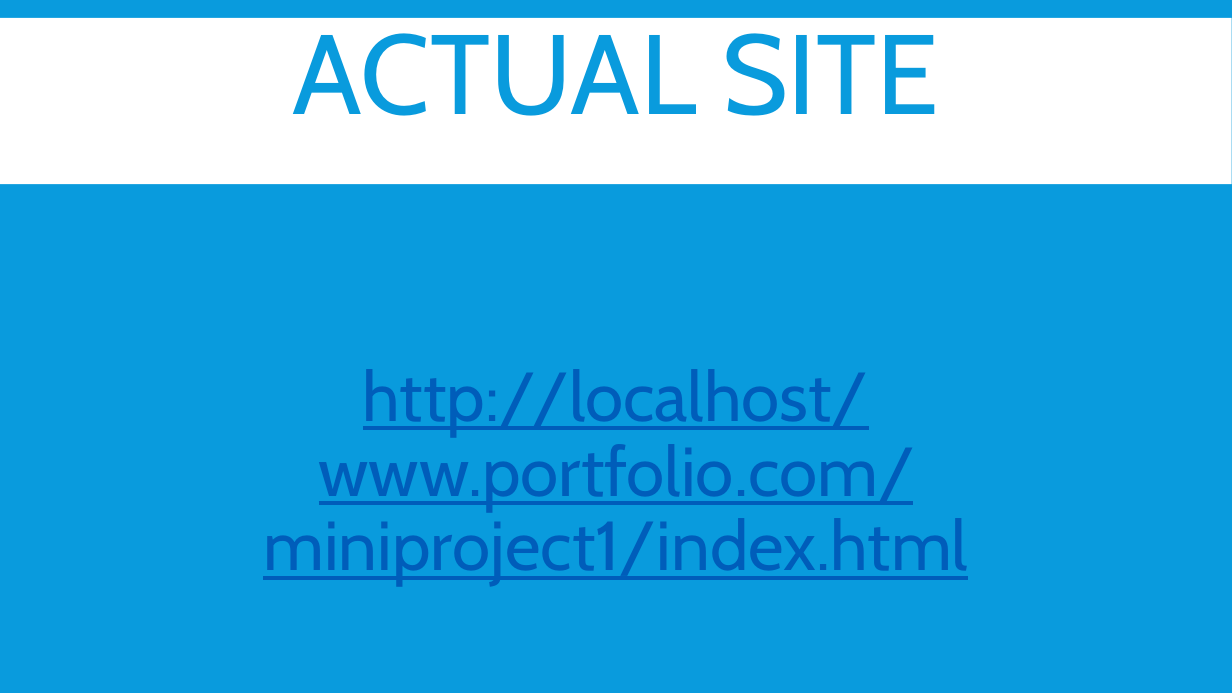
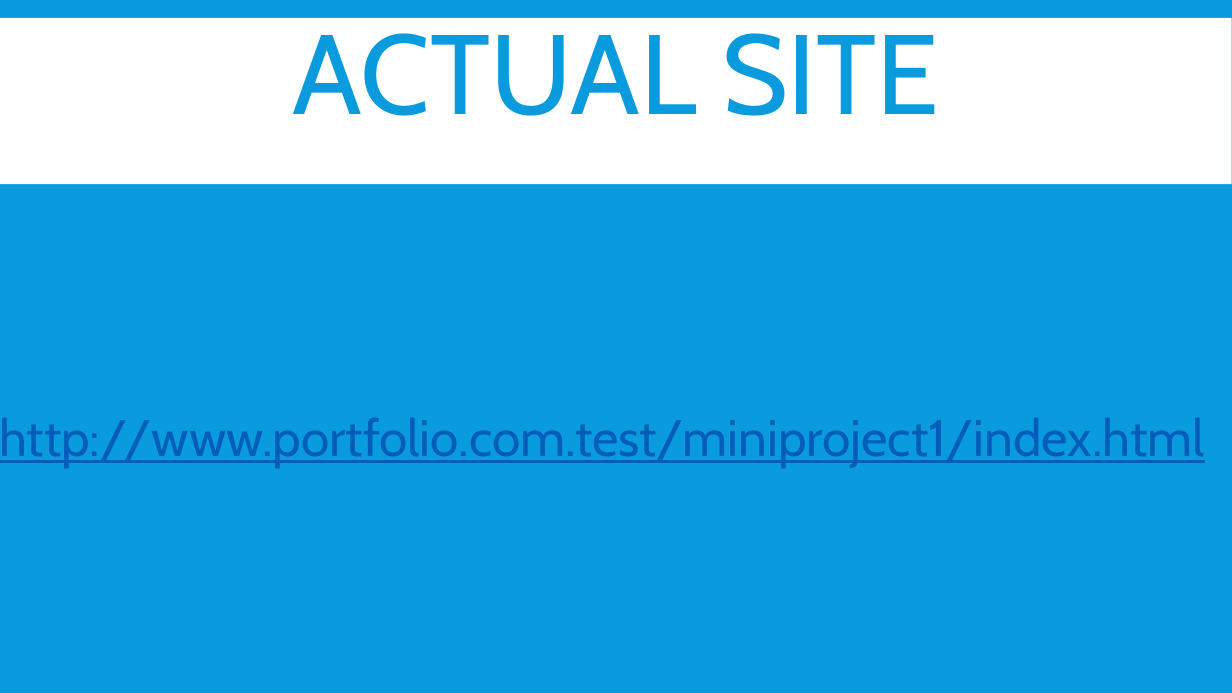
Before and after one commit to abcereno/miniproject1, a slide deck: slide 22 of MINI PROJECT 1 final.pptx. Drawn at 1232x693 pixels with LibreOffice and Linux fonts; fonts in the diff are those of the drawing. Boxes give left, top, right and bottom in pixels: in the first picture for what was removed or moved away, otherwise in the second. Text is boxed around its words. In the diff, an @@ line names an element or a change of style, - is before the commit and + after.

```diff
--- a/MINI PROJECT 1 final.pptx
+++ b/MINI PROJECT 1 final.pptx
@@ text at (x1=0, y1=418, x2=1204, y2=467): text changed; size 54 to 40 pt @@
-http://localhost/www.portfolio.com/miniproject1/index.html
+http://www.portfolio.com.test/miniproject1/index.html
```
Also in this commit, not shown: 1 other slide changed, 12 other files.
